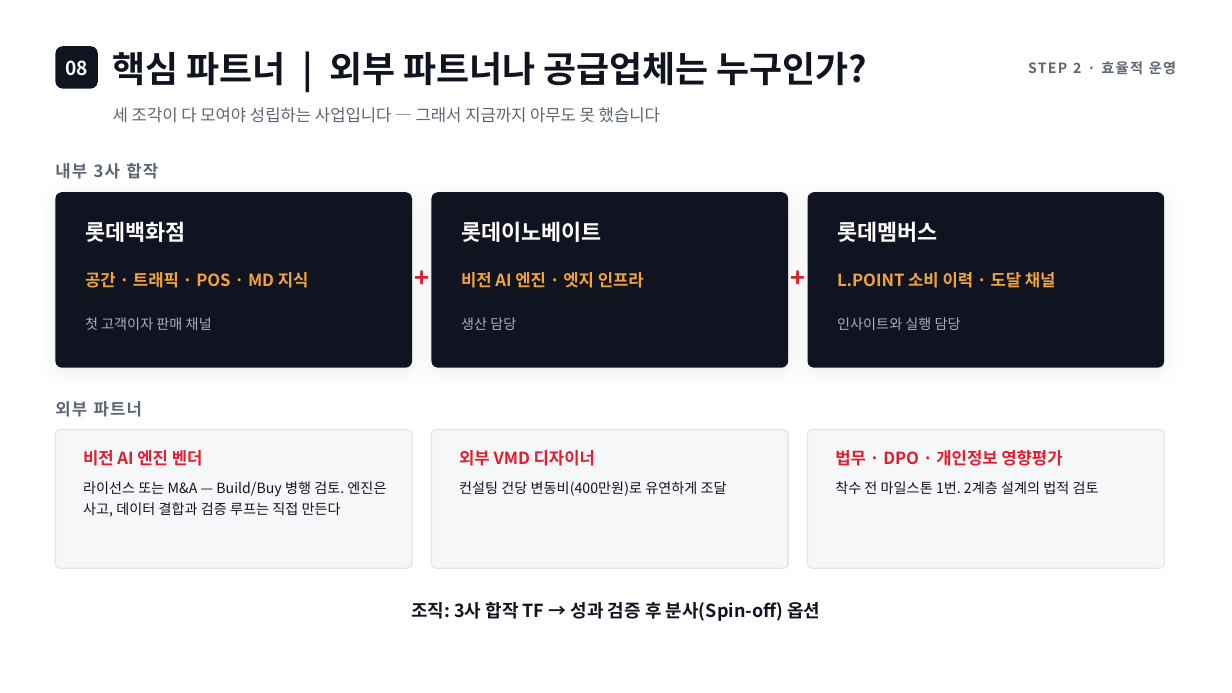
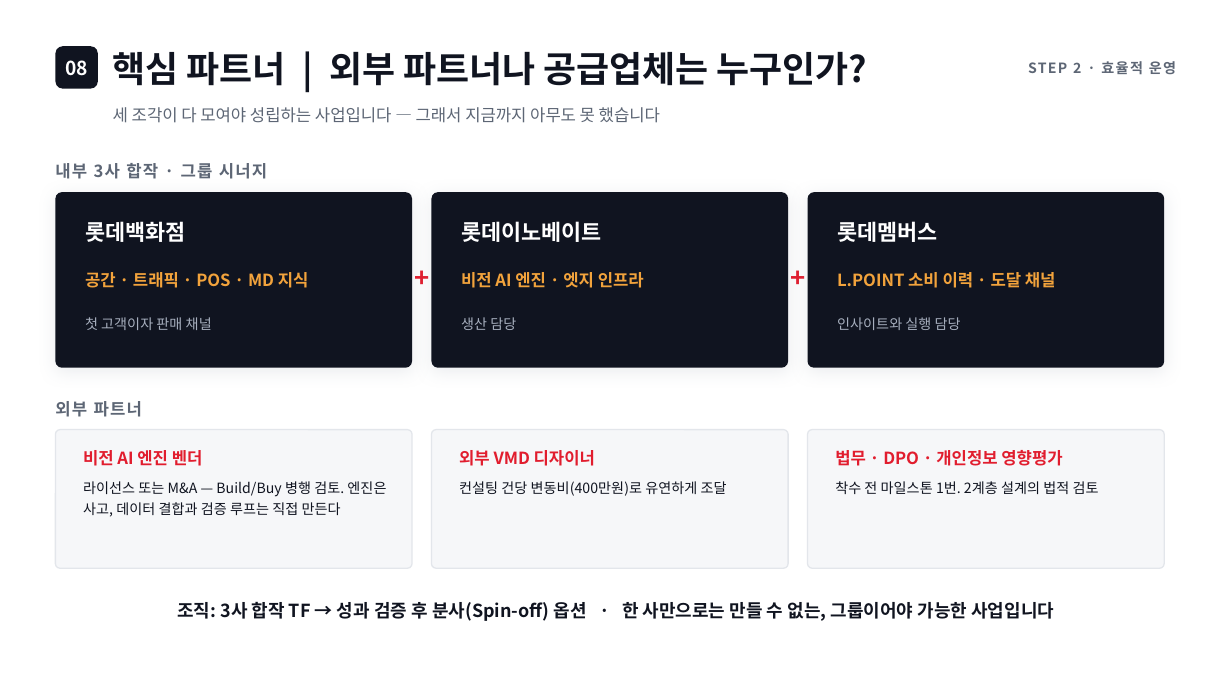
Before and after one commit to neti84-design/LMBA, a slide deck: slide 13 of LGA_롯데신사업_발표.pptx (slide 12 before the commit). Drawn at 1232x693 pixels with LibreOffice and Linux fonts; fonts in the diff are those of the drawing. Boxes give left, top, right and bottom in pixels: in the first picture for what was removed or moved away, otherwise in the second. Text is boxed around its words. In the diff, an @@ line names an element or a change of style, - is before the commit and + after.

```diff
--- a/LGA_롯데신사업_발표.pptx
+++ b/LGA_롯데신사업_발표.pptx
@@ text at box(55, 163, 267, 179): text changed @@
-내부 3사 합작
+내부 3사 합작 · 그룹 시너지
@@ text at box(177, 601, 1054, 621): text changed @@
-조직: 3사 합작 TF → 성과 검증 후 분사(Spin-off) 옵션
+조직: 3사 합작 TF → 성과 검증 후 분사(Spin-off) 옵션 · 한 사만으로는 만들 수 없는, 그룹이어야 가능한 사업입니다
```
Also in this commit, not shown: 11 other slides changed, 1 slide added, 6 other files.
